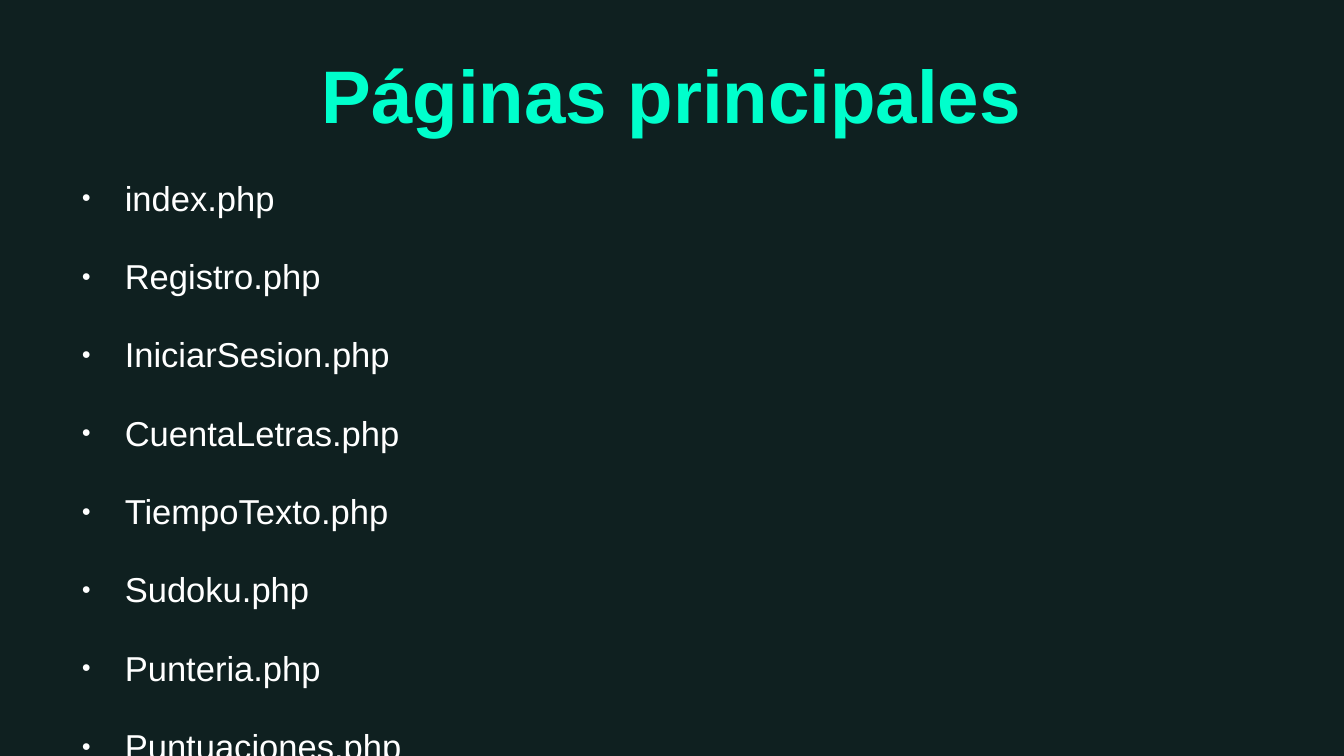
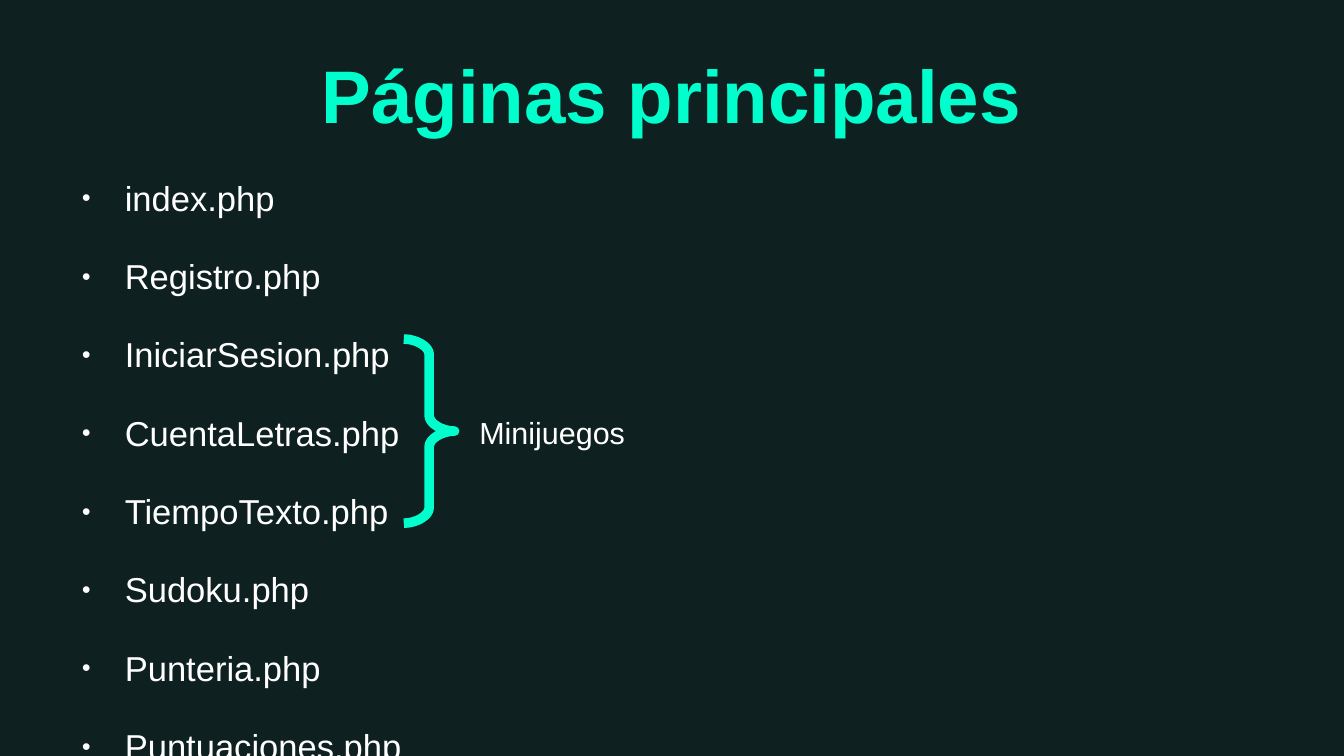
Before and after one commit to David-IFC/DAW, a slide deck: slide 6 of AplicacionFinalCursoPHP/info/ProyectoFinalDAW.odp. Drawn at 1344x756 pixels with LibreOffice and Linux fonts; fonts in the diff are those of the drawing; background and template pictures are left out. Boxes give left, top, right and bottom in pixels: in the first picture for what was removed or moved away, otherwise in the second. Text is boxed around its words. In the diff, an @@ line names an element or a change of style, - is before the commit and + after.

```diff
--- a/AplicacionFinalCursoPHP/info/ProyectoFinalDAW.odp
+++ b/AplicacionFinalCursoPHP/info/ProyectoFinalDAW.odp
@@ freeform shape added at (x1=404, y1=339, x2=455, y2=523), outline #00FFCC 5.67 pt @@
@@ text added at (x1=479, y1=422, x2=625, y2=450), 18 pt, text #FFFFFF @@
+Minijuegos
```
Also in this commit, not shown: 5 other slides changed, 1 other file.
